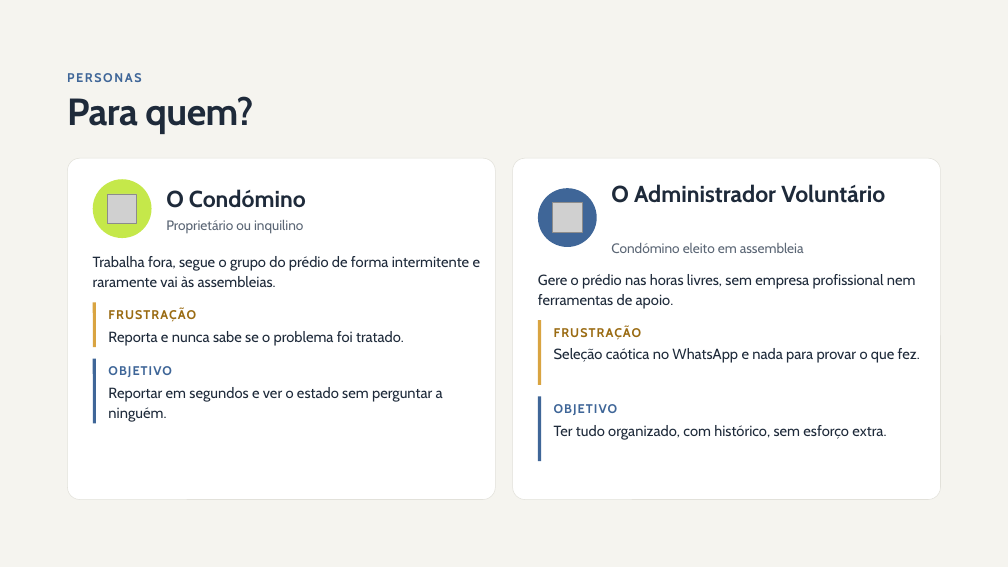
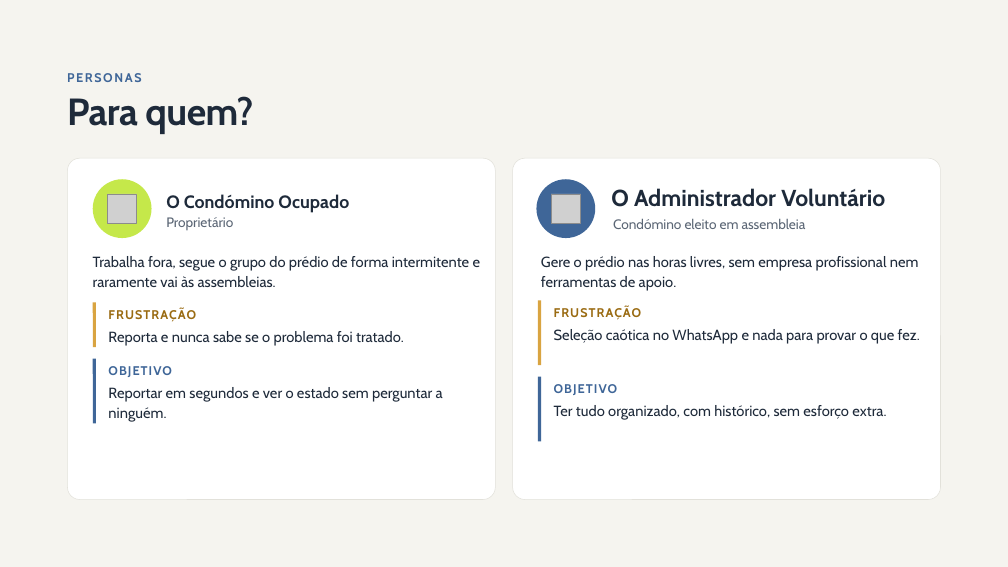
Before and after one commit to LMNSdev/LABDSOF_DOMUSCAST, a slide deck: slide 3 of docs/sprintA/presentation/Apresentacao.pptx. Drawn at 1008x567 pixels with LibreOffice and Linux fonts; fonts in the diff are those of the drawing; grey boxes stand for pictures. Boxes give left, top, right and bottom in pixels: in the first picture for what was removed or moved away, otherwise in the second. Text is boxed around its words. In the diff, an @@ line names an element or a change of style, - is before the commit and + after.

```diff
--- a/docs/sprintA/presentation/Apresentacao.pptx
+++ b/docs/sprintA/presentation/Apresentacao.pptx
@@ rounded rectangle: place and size @@
-rounded rectangle at [538,188,597,247]
+rounded rectangle at [537,179,596,238]
@@ text at [166,194,349,213]: text changed; size 22 to 17.1 pt @@
-O Condómino
+O Condómino Ocupado
@@ picture: place and size @@
-picture at [553,203,582,232]
+picture at [551,194,581,224]
@@ text "O Administrador Voluntário": place and size @@
-text "O Administrador Voluntário" at [611,184,885,203]
+text "O Administrador Voluntário" at [611,188,885,207]
@@ text at [166,217,233,230]: text changed @@
-Proprietário ou inquilino
+Proprietário
@@ text "Condómino eleito em assembleia": place and size @@
-text "Condómino eleito em assembleia" at [611,242,804,253]
+text "Condómino eleito em assembleia" at [613,218,806,229]
@@ text "Gere o prédio nas horas ...": place and size @@
-text "Gere o prédio nas horas ..." at [538,274,916,309]
+text "Gere o prédio nas horas ..." at [541,256,919,291]
@@ 4 texts, 2 lines: place and size @@
-4 texts, 2 lines at [540,320,920,461]
+4 texts, 2 lines at [540,300,920,442]
```
Also in this commit, not shown: 1 other slide changed, 1 slide added.
